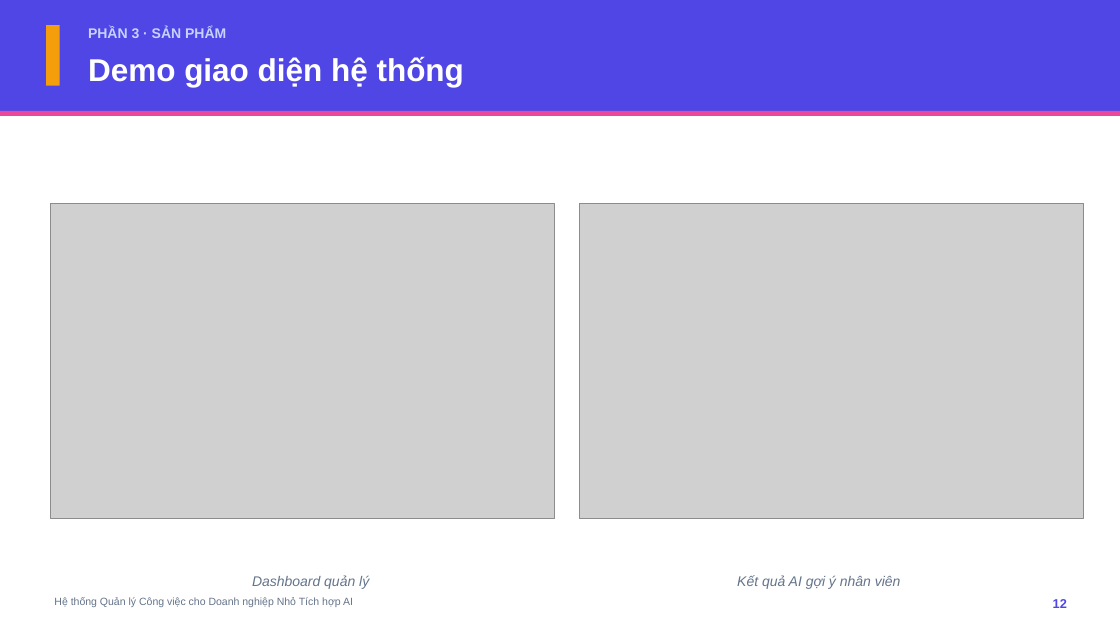
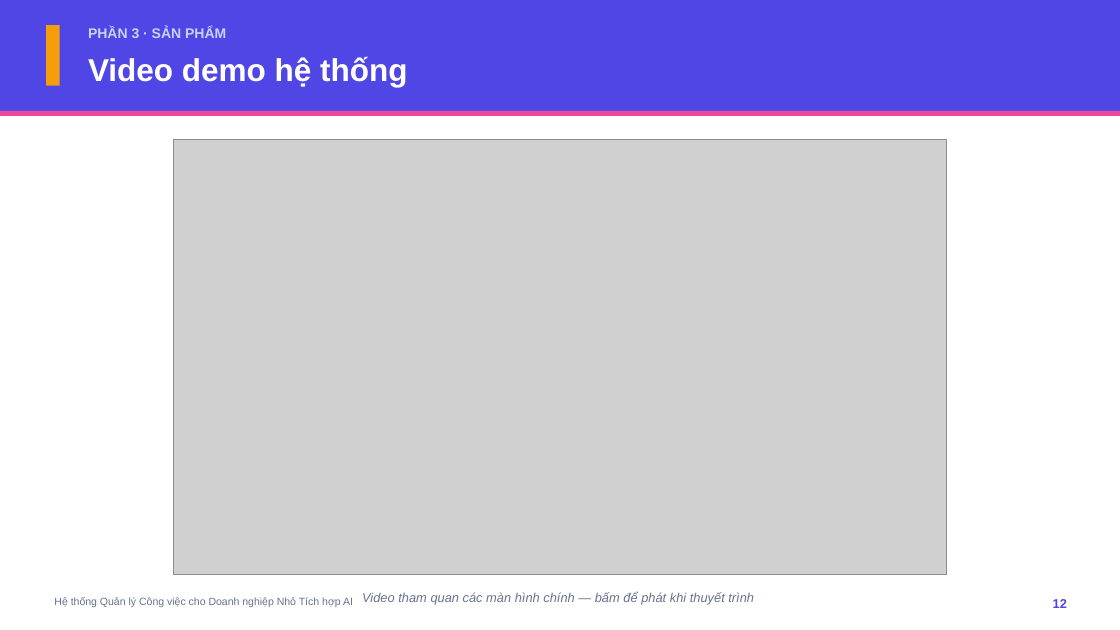
Before and after one commit to nhathao428/taskhub, a slide deck: slide 12 of docs/THUYET_TRINH_DO_AN.pptx. Drawn at 1120x630 pixels with LibreOffice and Linux fonts; fonts in the diff are those of the drawing; grey boxes stand for pictures. Boxes give left, top, right and bottom in pixels: in the first picture for what was removed or moved away, otherwise in the second. Text is boxed around its words. In the diff, an @@ line names an element or a change of style, - is before the commit and + after.

Commit message:
docs: thêm video tour demo vào slide thuyết trình

```diff
--- a/docs/THUYET_TRINH_DO_AN.pptx
+++ b/docs/THUYET_TRINH_DO_AN.pptx
@@ text at (88, 57, 407, 87): text changed @@
-Demo giao diện hệ thống
+Video demo hệ thống
@@ picture: place and size @@
-picture at (50, 203, 555, 518)
+picture at (174, 139, 947, 575)
@@ picture removed at (580, 203, 1084, 518) @@
@@ text removed at (252, 575, 369, 589) @@
-Dashboard quản lý
@@ text added at (362, 592, 754, 605), 11 pt, text #64748B, italic @@
+Video tham quan các màn hình chính — bấm để phát khi thuyết trình
@@ text removed at (737, 575, 901, 589) @@
-Kết quả AI gợi ý nhân viên
```
Also in this commit, not shown: 4 other files.
